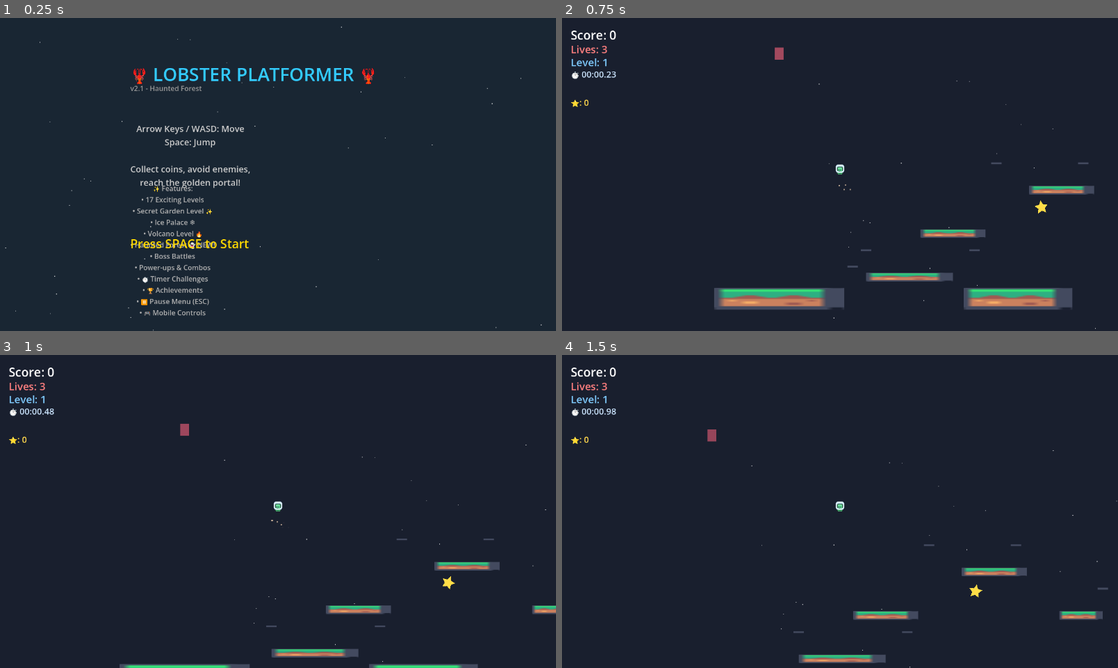
Above: before the commit, frames 1-4 (two rows, left to right).
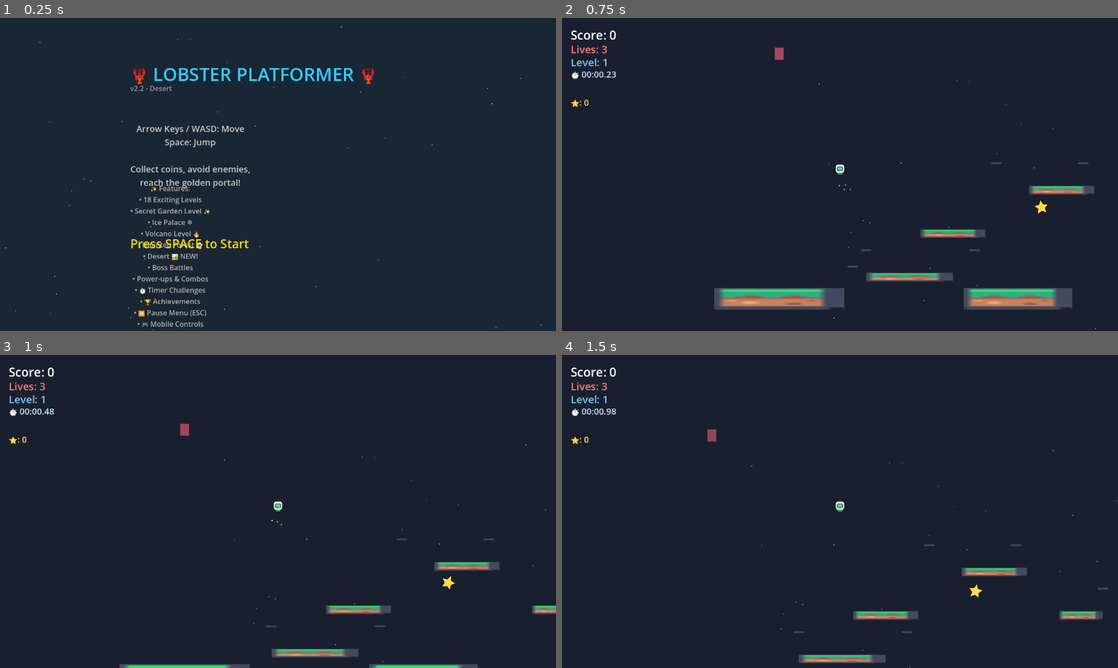
Above: after the commit, the same moments.

Repository: LungTakumi/ClawPlatformer
Game: Godot game, scene res://main.tscn
Two runs of this game, one before a commit and one after it. Both use one fixed random seed, a clock stepped at 60 frames per second and the inputs below.
Inputs (mouse positions are in pixels of both pictures, inside the frame that each line leads up to):
- Up to frame 1 (0.25 s): no input
- Up to frame 2 (0.75 s): tap Space (jump) at 0.5 s; move the mouse to (962, 158) at 0.52 s; hold Right (move_right) from 0.53 s (still down); tap B at 0.6 s; click (962, 158) at 0.67 s
- Up to frame 3 (1 s): keep holding Right (move_right); tap Space (jump) at 0.77 s
- Up to frame 4 (1.5 s): release Right (move_right) at 1.25 s; drag from (728, 527) to (906, 649) at 1.27 s

The runs differ from the first frame. In frame 1, 1.6% of the frame differs, in the area x 23-39%, y 21-99%; in frame 2, nothing differs; in frame 3, nothing differs; in frame 4, nothing differs.
Error before the commit: Invalid access to property or key 'released' on a base object of type 'Button'. (res://main.gd:1275)
Error after the commit: Invalid access to property or key 'released' on a base object of type 'Button'. (res://main.gd:1311)

Commit message:
feat: Add Desert level (v2.2)
- Add new Desert themed level (level 18)
- Update version to v2.2
- Update feature list with Desert 🏜️
- Update DEVLOG.md with v2.2 changelog

Diff:
--- a/main.gd
+++ b/main.gd
@@ -568,6 +568,42 @@
 			{"x": 1200, "y": 380, "min_x": 1150, "max_x": 1300}
 		],
 		"goal": {"x": 1350, "y": 370}
+	},
+	# NEW! Desert - Sandy themed level (v2.2)
+	{
+		"name": "Desert",
+		"bg_color": Color(0.95, 0.75, 0.45),
+		"platforms": [
+			{"x": 50, "y": 550, "w": 150, "h": 30},
+			{"x": 250, "y": 480, "w": 80, "h": 20},
+			{"x": 380, "y": 400, "w": 100, "h": 20},
+			{"x": 550, "y": 340, "w": 80, "h": 20},
+			{"x": 700, "y": 400, "w": 100, "h": 20},
+			{"x": 850, "y": 320, "w": 80, "h": 20},
+			{"x": 1000, "y": 250, "w": 80, "h": 20},
+			{"x": 850, "y": 180, "w": 80, "h": 20},
+			{"x": 1050, "y": 140, "w": 100, "h": 20},
+			{"x": 1200, "y": 220, "w": 100, "h": 20},
+			{"x": 1350, "y": 320, "w": 120, "h": 20}
+		],
+		"coins": [
+			{"x": 80, "y": 480}, {"x": 270, "y": 420},
+			{"x": 400, "y": 340}, {"x": 570, "y": 280},
+			{"x": 730, "y": 340}, {"x": 870, "y": 260},
+			{"x": 1020, "y": 190}, {"x": 870, "y": 120},
+			{"x": 1080, "y": 80}, {"x": 1230, "y": 160},
+			{"x": 1400, "y": 260}
+		],
+		"stars": [
+			{"x": 380, "y": 280}, {"x": 870, "y": 60}, {"x": 1400, "y": 220}
+		],
+		"enemies": [
+			{"x": 300, "y": 440, "min_x": 250, "max_x": 350},
+			{"x": 600, "y": 360, "min_x": 550, "max_x": 700},
+			{"x": 900, "y": 280, "min_x": 850, "max_x": 1000},
+			{"x": 1250, "y": 180, "min_x": 1200, "max_x": 1350}
+		],
+		"goal": {"x": 1400, "y": 270}
 	}
 ]
 
@@ -679,7 +715,7 @@
 
 	# Version info
 	var version = Label.new()
-	version.text = "v2.1 - Haunted Forest"
+	version.text = "v2.2 - Desert"
 	version.horizontal_alignment = HORIZONTAL_ALIGNMENT_CENTER
 	version.position = Vector2(300, 150)
 	version.add_theme_font_size_override("font_size", 16)
@@ -706,7 +742,7 @@
 
 	# Features list
 	var features = Label.new()
-	features.text = "✨ Features:\n• 17 Exciting Levels\n• Secret Garden Level ✨\n• Ice Palace ❄️\n• Volcano Level 🔥\n• Haunted Forest 👻 NEW!\n• Boss Battles\n• Power-ups & Combos\n• ⏱️ Timer Challenges\n• 🏆 Achievements\n• ⏸️ Pause Menu (ESC)\n• 🎮 Mobile Controls"
+	features.text = "✨ Features:\n• 18 Exciting Levels\n• Secret Garden Level ✨\n• Ice Palace ❄️\n• Volcano Level 🔥\n• Haunted Forest 👻\n• Desert 🏜️ NEW!\n• Boss Battles\n• Power-ups & Combos\n• ⏱️ Timer Challenges\n• 🏆 Achievements\n• ⏸️ Pause Menu (ESC)\n• 🎮 Mobile Controls"
 	features.horizontal_alignment = HORIZONTAL_ALIGNMENT_CENTER
 	features.position = Vector2(300, 380)
 	features.add_theme_font_size_override("font_size", 16)
Not shown, changed: DEVLOG.md
